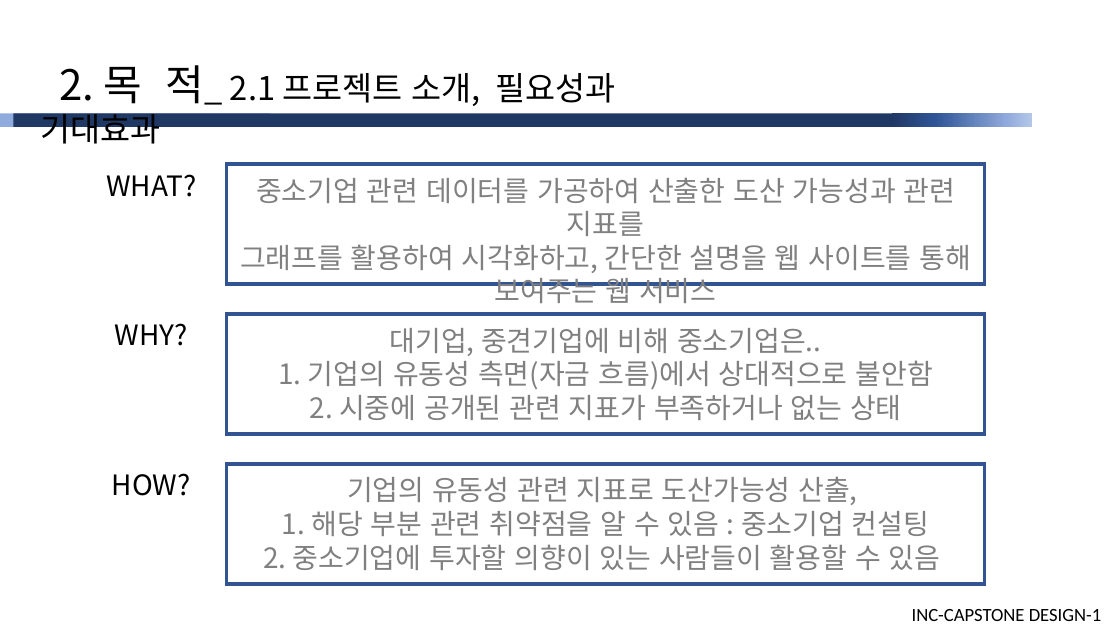
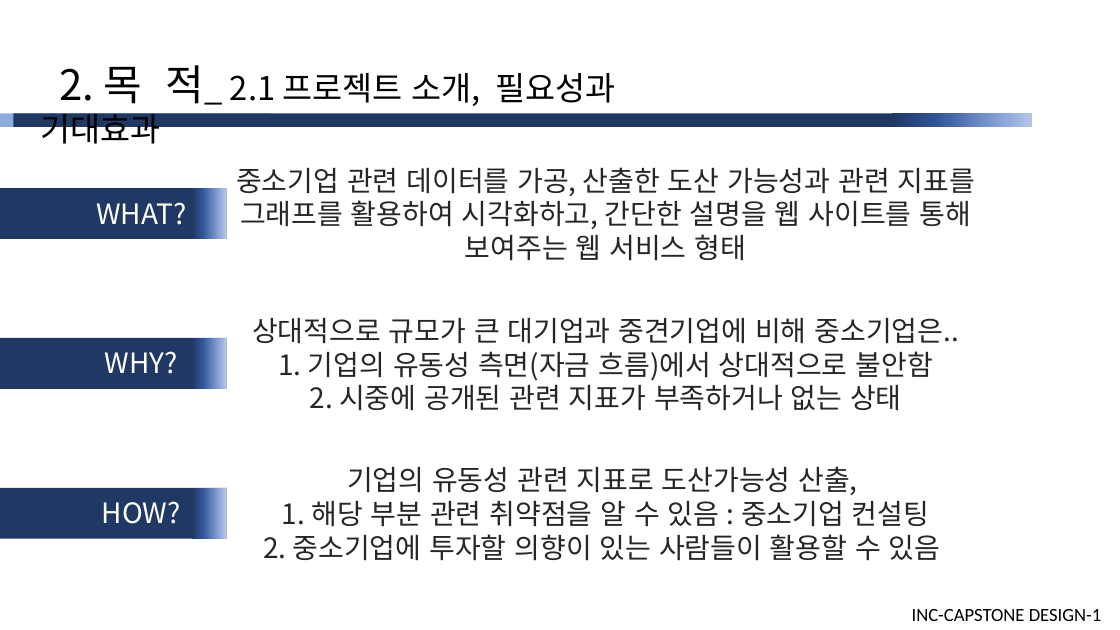
Before and after one commit to cutiecrab/CAR, a slide deck: slide 5 of 주차별 상세/10주/[피드백미반영]산학캡스톤디자인1_발표자료(10주).pptx. Drawn at 1120x630 pixels with LibreOffice and Linux fonts; fonts in the diff are those of the drawing. Boxes give left, top, right and bottom in pixels: in the first picture for what was removed or moved away, otherwise in the second. Text is boxed around its words. In the diff, an @@ line names an element or a change of style, - is before the commit and + after.

```diff
--- a/주차별 상세/10주/[피드백미반영]산학캡스톤디자인1_발표자료(10주).pptx
+++ b/주차별 상세/10주/[피드백미반영]산학캡스톤디자인1_발표자료(10주).pptx
@@ text "중소기업 관련 데이터를 가공, 산출한 ...": place and size @@
-text "중소기업 관련 데이터를 가공, 산출한 ..." at box(240, 178, 972, 303)
+text "중소기업 관련 데이터를 가공, 산출한 ..." at box(236, 167, 975, 261)
@@ text at box(236, 167, 975, 196): text changed; text colour #808080 to #262626 @@
-중소기업 관련 데이터를 가공하여 산출한 도산 가능성과 관련 지표를
+중소기업 관련 데이터를 가공, 산출한 도산 가능성과 관련 지표를
@@ rectangle: place and size @@
-rectangle at box(226, 164, 985, 284)
+rectangle at box(0, 188, 226, 239)
@@ rectangle at box(0, 188, 226, 239): fill none to #203864; outline #325491 3 pt to none @@
@@ rectangle added at box(192, 188, 226, 239), fill gradient #B4C7E7 to #8FAADC to #2F5597 to #203864 @@
@@ text at box(240, 200, 972, 229): text colour #808080 to #262626 in "그래프를 활용하여 시각화하고, 간단한 설명을 웹 사이트를 ..." @@
@@ text at box(465, 234, 747, 261): text changed; text colour #808080 to #262626 @@
-보여주는 웹 서비스
+보여주는 웹 서비스 형태
@@ text "상대적으로 규모가 큰 대기업과 중견기업에 ...": place and size @@
-text "상대적으로 규모가 큰 대기업과 중견기업에 ..." at box(278, 328, 933, 420)
+text "상대적으로 규모가 큰 대기업과 중견기업에 ..." at box(252, 318, 959, 411)
@@ rectangle removed at box(226, 314, 985, 434) @@
@@ text at box(252, 318, 959, 344): text changed; text colour #808080 to #262626 @@
-대기업, 중견기업에 비해 중소기업은..
+상대적으로 규모가 큰 대기업과 중견기업에 비해 중소기업은..
@@ rectangle added at box(0, 338, 226, 389), fill #203864 @@
@@ rectangle added at box(192, 338, 226, 389), fill gradient #B4C7E7 to #8FAADC to #2F5597 to #203864 @@
@@ text at box(278, 351, 933, 411): text colour #808080 to #262626 in "1. 기업의 유동성 측면(자금 흐름)에서 상대적으로 불안함", "2. 시중에 공개된 관련 지표가 부족하거나 없는 ..." @@
@@ text "기업의 유동성 관련 지표로 도산가능성 ...": place and size @@
-text "기업의 유동성 관련 지표로 도산가능성 ..." at box(263, 477, 941, 570)
+text "기업의 유동성 관련 지표로 도산가능성 ..." at box(263, 466, 941, 561)
@@ text "기업의 유동성 관련 지표로 도산가능성 ..." at box(263, 466, 941, 561): text colour #808080 to #262626 @@
@@ rectangle removed at box(226, 464, 985, 584) @@
@@ 3 texts: place and size @@
-3 texts at box(106, 174, 196, 496)
+3 texts at box(96, 202, 186, 524)
@@ text colour #000000 to #FFFFFF in 3 elements at box(96, 202, 186, 225), box(105, 351, 178, 374), box(102, 501, 181, 524) @@
@@ rectangle added at box(0, 488, 226, 539), fill #203864 @@
@@ rectangle added at box(192, 488, 226, 539), fill gradient #B4C7E7 to #8FAADC to #2F5597 to #203864 @@
```
Also in this commit, not shown: 8 other slides changed, 15 other files.
